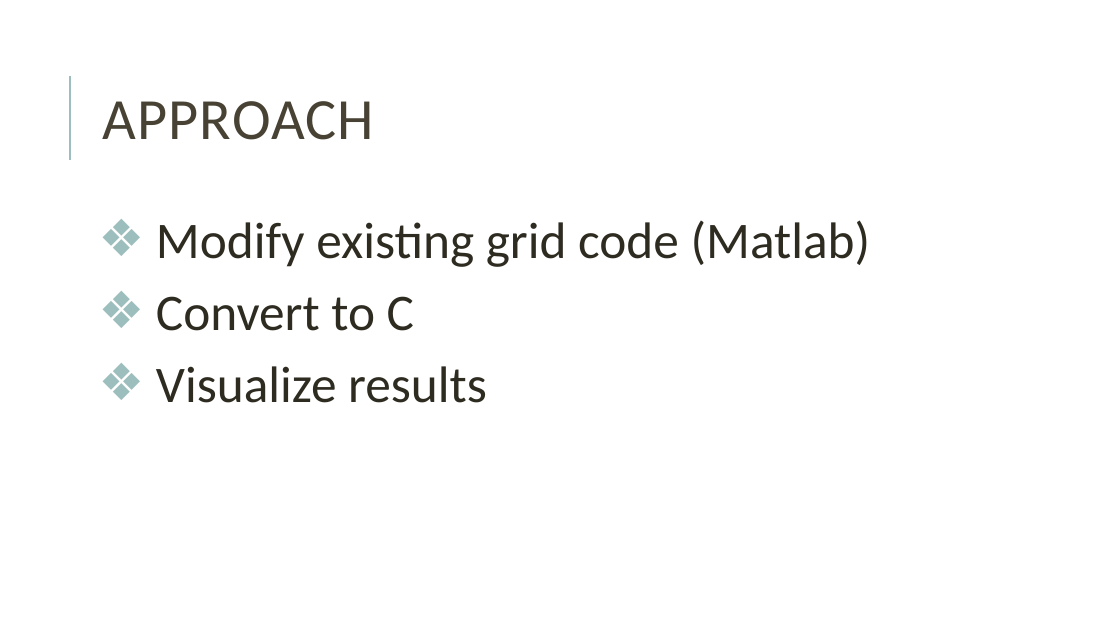
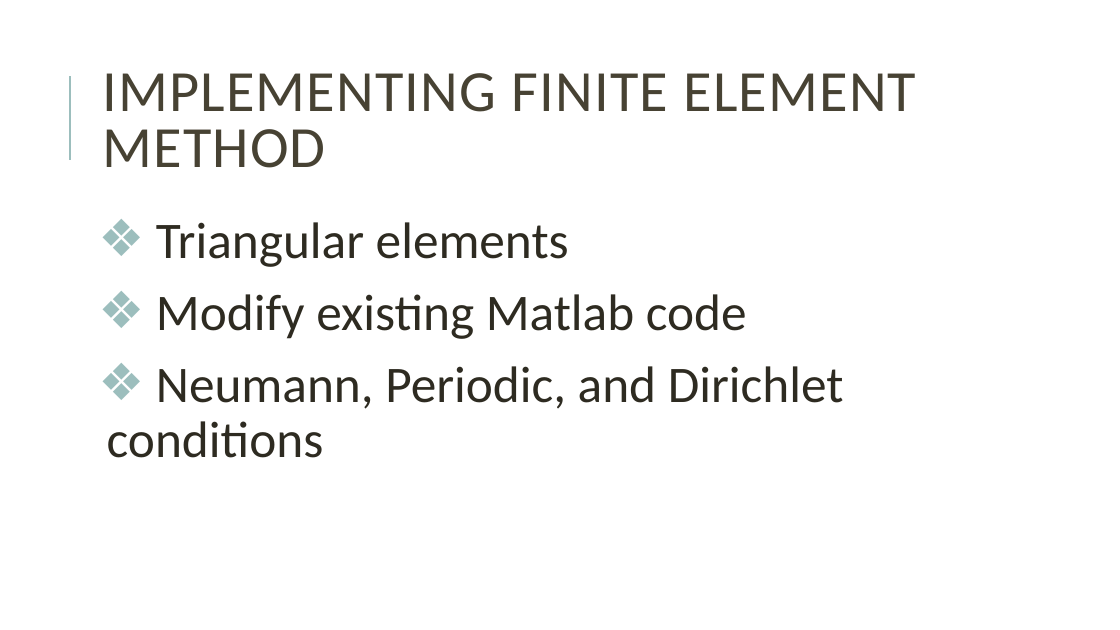
Before and after one commit to mblai35/Phase-FieldModelingFEM, a slide deck: slide 10 of PFMFEM.pptx (slide 14 before the commit). Drawn at 1120x630 pixels with LibreOffice and Linux fonts; fonts in the diff are those of the drawing. Boxes give left, top, right and bottom in pixels: in the first picture for what was removed or moved away, otherwise in the second. Text is boxed around its words. In the diff, an @@ line names an element or a change of style, - is before the commit and + after.

```diff
--- a/PFMFEM.pptx
+++ b/PFMFEM.pptx
@@ title at <box>102,73,917,168</box>: text changed @@
-APPROACH
+IMPLEMENTING FINITE ELEMENT METHOD
@@ text at <box>107,222,844,458</box>: text changed @@
-❖ Modify existing grid code (Matlab)
-❖ Convert to C
-❖ Visualize results
+❖ Triangular elements
+❖ Modify existing Matlab code
+❖ Neumann, Periodic, and Dirichlet conditions
```
Also in this commit, not shown: 1 other slide changed, 2 slides added, 4 slides removed, 2 other files.
